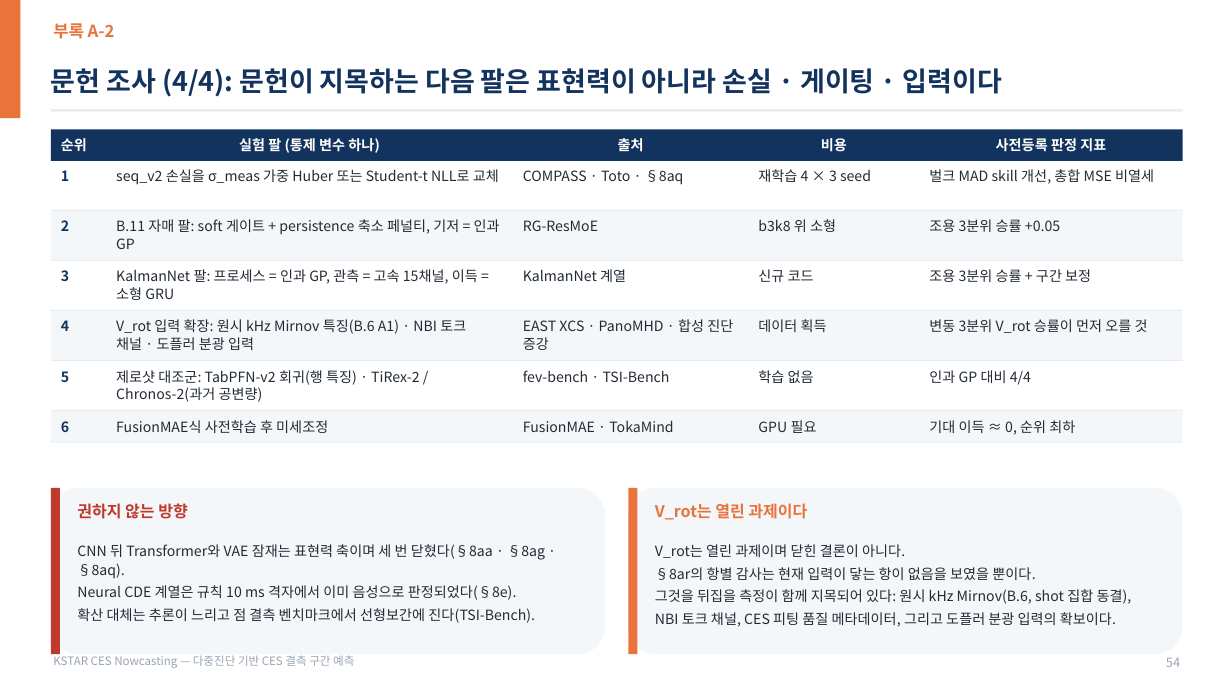
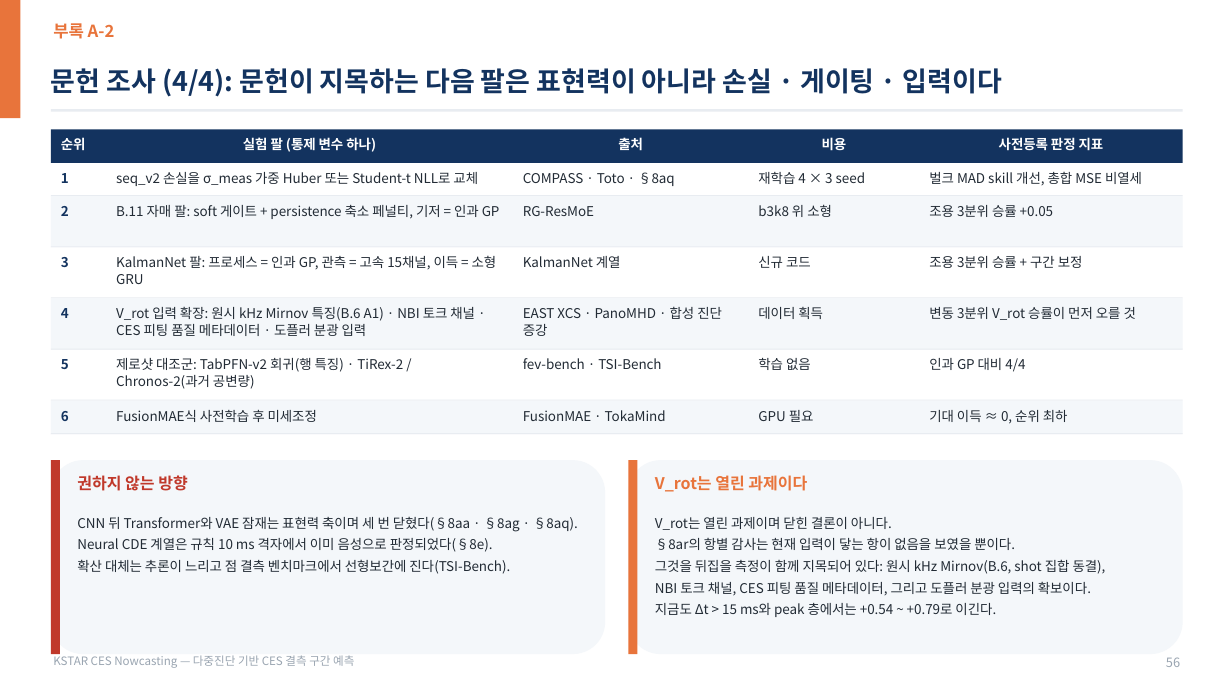
Before and after one commit to iseungsang01/ml-intern-revision, a slide deck: slide 67 of docs/presentation/KSTAR_CES_발표자료.pptx (slide 65 before the commit). Drawn at 1232x693 pixels with LibreOffice and Linux fonts; fonts in the diff are those of the drawing. Boxes give left, top, right and bottom in pixels: in the first picture for what was removed or moved away, otherwise in the second. Text is boxed around its words. In the diff, an @@ line names an element or a change of style, - is before the commit and + after.

```diff
--- a/docs/presentation/KSTAR_CES_발표자료.pptx
+++ b/docs/presentation/KSTAR_CES_발표자료.pptx
@@ size 11 to 10.5 pt in 35 elements at [243,135,376,153], [999,137,1104,151], [618,137,643,151], [822,137,847,151], [61,137,86,151], [116,410,317,422], [929,410,1068,424], [523,410,666,421], [758,410,814,422], [116,358,403,389], [929,358,1025,372], [523,358,661,369], [758,358,811,370], [116,256,497,284], [116,172,478,186], [929,256,1083,268], [929,307,1136,320], [523,256,621,268], [523,307,722,336], [758,256,811,268], [758,307,823,319], [61,359,69,369], [61,411,69,421], [61,308,69,318], [61,257,69,267], [116,205,500,219], [929,205,1053,217], [523,206,594,216], [758,204,832,217], [929,172,1142,185], [61,206,69,216], [523,172,675,186], [758,172,866,184], [77,517,578,574], [61,173,69,183] @@
@@ 14 texts, 4 rectangles: place and size @@
-14 texts, 4 rectangles at [51,210,1183,350]
+14 texts, 4 rectangles at [51,195,1183,336]
@@ 10 texts, 5 rectangles: place and size @@
-10 texts, 5 rectangles at [51,311,1183,443]
+10 texts, 5 rectangles at [51,299,1183,434]
@@ text at [116,307,475,336]: text changed; size 11 to 10.5 pt @@
-V_rot 입력 확장: 원시 kHz Mirnov 특징(B.6 A1) · NBI 토크 채널 · 도플러 분광 입력
+V_rot 입력 확장: 원시 kHz Mirnov 특징(B.6 A1) · NBI 토크 채널 · CES 피팅 품질 메타데이터 · 도플러 분광 입력
@@ rounded rectangle: place and size @@
-rounded rectangle at [51,488,605,654]
+rounded rectangle at [51,460,605,654]
@@ rectangle: place and size @@
-rectangle at [51,488,60,654]
+rectangle at [51,460,60,654]
@@ text "권하지 않는 방향": place and size @@
-text "권하지 않는 방향" at [77,503,187,519]
+text "권하지 않는 방향" at [77,475,187,491]
@@ rounded rectangle: place and size @@
-rounded rectangle at [628,488,1183,654]
+rounded rectangle at [628,460,1183,654]
@@ rectangle: place and size @@
-rectangle at [628,488,638,654]
+rectangle at [628,460,638,654]
@@ text "V_rot는 열린 과제이다": place and size @@
-text "V_rot는 열린 과제이다" at [655,503,807,520]
+text "V_rot는 열린 과제이다" at [655,475,807,492]
@@ text "CNN 뒤 Transformer와 VAE 잠재는 ...": place and size @@
-text "CNN 뒤 Transformer와 VAE 잠재는 ..." at [77,544,545,623]
+text "CNN 뒤 Transformer와 VAE 잠재는 ..." at [77,517,578,574]
@@ text "V_rot는 열린 과제이며 닫힌 결론이 ...": place and size @@
-text "V_rot는 열린 과제이며 닫힌 결론이 ..." at [655,544,1132,627]
+text "V_rot는 열린 과제이며 닫힌 결론이 ..." at [655,517,1106,617]
@@ text at [655,517,1106,596]: size 11 to 10.5 pt in "V_rot는 열린 과제이며 닫힌 결론이 아니다.", "§8ar의 항별 감사는 현재 입력이 닿는 항이 ...", "그것을 뒤집을 측정이 함께 지목되어 있다: 원시 ...", "NBI 토크 채널, CES 피팅 품질 메타데이터, ..." @@
@@ text at [655,603,996,617]: paragraph added @@
+지금도 Δt > 15 ms와 peak 층에서는 +0.54 ~ +0.79로 이긴다.
@@ text at [1166,657,1180,667]: text changed @@
-54
+56
```
Also in this commit, not shown: 6 other slides changed, 2 slides added, 8 other files.
